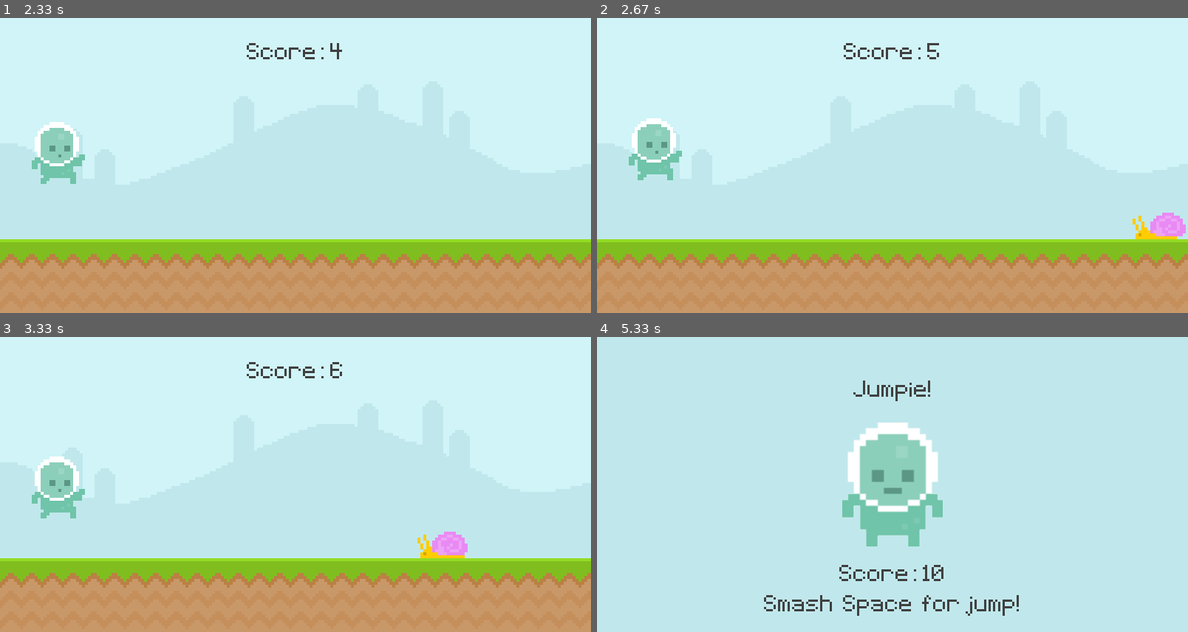
Above: before the commit, frames 1-4 (two rows, left to right).
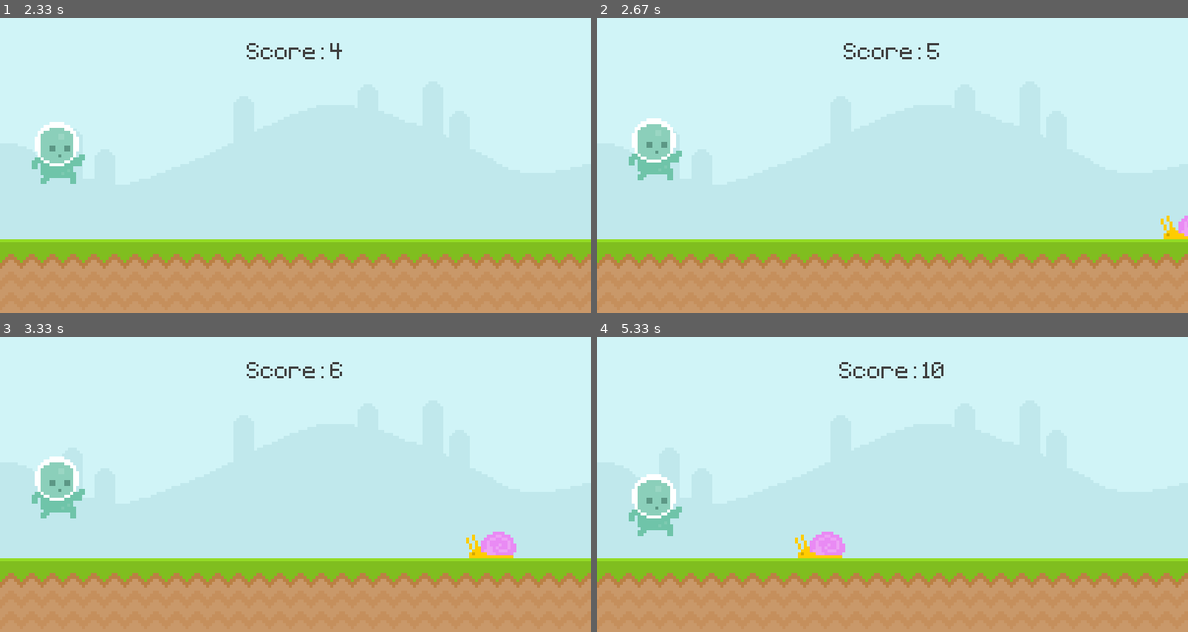
Above: after the commit, the same moments.

Repository: BorisKlco/pygame.Jumpie
Game: pygame game, started from main.py
The game is run twice, just before and just after one commit, with the same random seed, the same clock (stepped at 60 frames per second) and the same inputs.
Inputs:
- Up to frame 1 (2.33 s): tap Space at 0.33, 0.67, 1.07, 1.37, 1.9, 2.2 s
- Up to frame 2 (2.67 s): tap Space at 2.4 s
- Up to frame 3 (3.33 s): tap Space at 2.7, 2.97, 3.3 s
- Up to frame 4 (5.33 s): tap Space at 3.6, 3.73, 4.13, 4.43, 4.8, 5.2 s

Frame 1 is identical in both runs. In frame 2, 0.6% of the frame differs, in the area x 90-100%, y 66-75%; in frame 3, 1.1%; in frame 4, 32%, in the area x 0-100%, y 8-100%.

Commit message:
enemySpeedRandomizer

Diff:
--- a/main.py
+++ b/main.py
@@ -5,7 +5,7 @@
 
 def display_score():
     current_time_ms = int(pygame.time.get_ticks() / 500) - gameTime
-    score = font.render(f'Score: {current_time_ms}', False, scoreColor)
+    score = font.render(f"Score: {current_time_ms}", False, scoreColor)
     scoreBox = score.get_rect(center=(400, 50))
     screen.blit(score, scoreBox)
     return current_time_ms
@@ -14,16 +14,15 @@
 def enemyMovement(enemyList):
     if enemyList:
         for enemy in enemyList:
-            enemy.x -= 4
 
             if enemy.bottom == 175:
+                enemy.x -= randint(5, 6)
                 screen.blit(flySur, enemy)
             else:
+                enemy.x -= randint(2, 4)
                 screen.blit(snailSur, enemy)
 
-        enemyList = [
-            seenEnemy for seenEnemy in enemyList if seenEnemy.right > 0
-        ]
+        enemyList = [seenEnemy for seenEnemy in enemyList if seenEnemy.right > 0]
         return enemyList
     else:
         return []
@@ -64,9 +63,9 @@
 
 skySur = pygame.image.load("assets/Sky.png").convert()
 groundSur = pygame.image.load("assets/ground.png").convert()
-titleText = font.render('Jumpie!', False, scoreColor)
+titleText = font.render("Jumpie!", False, scoreColor)
 titleTextBox = titleText.get_rect(center=(400, 75))
-instructionText = font.render('Smash  Space  for jump!', False, scoreColor)
+instructionText = font.render("Smash  Space  for jump!", False, scoreColor)
 instructionTextBox = instructionText.get_rect(center=(400, 350))
 
 snailFrame_1 = pygame.image.load("assets/snail/snail1.png").convert_alpha()
@@ -81,18 +80,15 @@
 flyFrameIndex = 0
 flySur = flyFrame[flyFrameIndex]
 
-playerWalk_1 = pygame.image.load(
-    "assets/player/player_walk_1.png").convert_alpha()
-playerWalk_2 = pygame.image.load(
-    "assets/player/player_walk_2.png").convert_alpha()
+playerWalk_1 = pygame.image.load("assets/player/player_walk_1.png").convert_alpha()
+playerWalk_2 = pygame.image.load("assets/player/player_walk_2.png").convert_alpha()
 playerWalk = [playerWalk_1, playerWalk_2]
 playerIndex = 0
 playerJump = pygame.image.load("assets/player/player_jump.png").convert_alpha()
 
 playerSur = playerWalk[playerIndex]
 playerBox = playerSur.get_rect(midbottom=(75, 300))
-playerStand = pygame.image.load(
-    'assets/player/player_stand.png').convert_alpha()
+playerStand = pygame.image.load("assets/player/player_stand.png").convert_alpha()
 playerStand = pygame.transform.rotozoom(playerStand, 0, 2)
 playerStandBox = playerStand.get_rect(center=(400, 200))
 
@@ -125,11 +121,12 @@
             if event.type == customEventTimer:
                 if randint(0, 2):
                     enemyList.append(
-                        snailSur.get_rect(bottomleft=(randint(800, 1100),
-                                                      300)))
+                        snailSur.get_rect(bottomleft=(randint(800, 1100), 300))
+                    )
                 else:
                     enemyList.append(
-                        flySur.get_rect(bottomleft=(randint(1200, 1600), 175)))
+                        flySur.get_rect(bottomleft=(randint(1200, 1600), 175))
+                    )
             if event.type == snailEventTimer and flyEventTimer:
                 if snailFrameIndex == 0 and flyFrameIndex == 0:
                     snailFrameIndex = 1
@@ -163,7 +160,7 @@
         screen.fill(mainColor)
         screen.blit(playerStand, playerStandBox)
         screen.blit(titleText, titleTextBox)
-        finalScoreText = font.render(f'Score: {finalScore}', False, scoreColor)
+        finalScoreText = font.render(f"Score: {finalScore}", False, scoreColor)
         finalScoreBox = finalScoreText.get_rect(center=(400, 325))
         if finalScore > 0:
             instructionTextBox.y = 350
